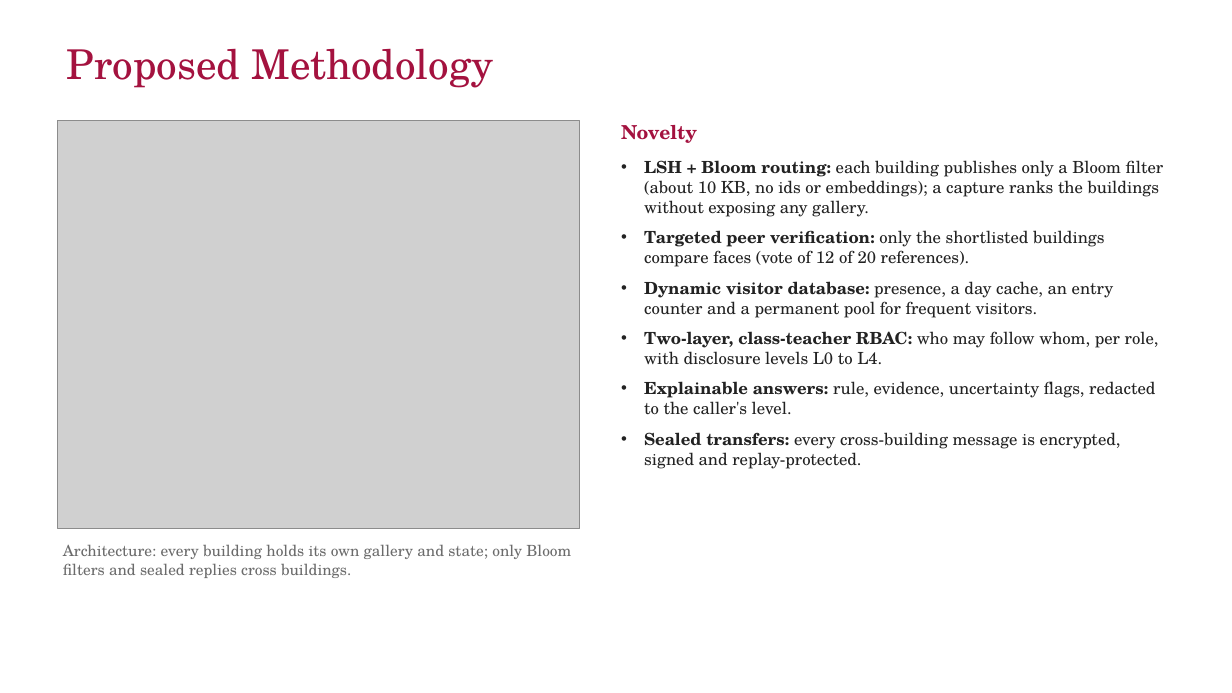
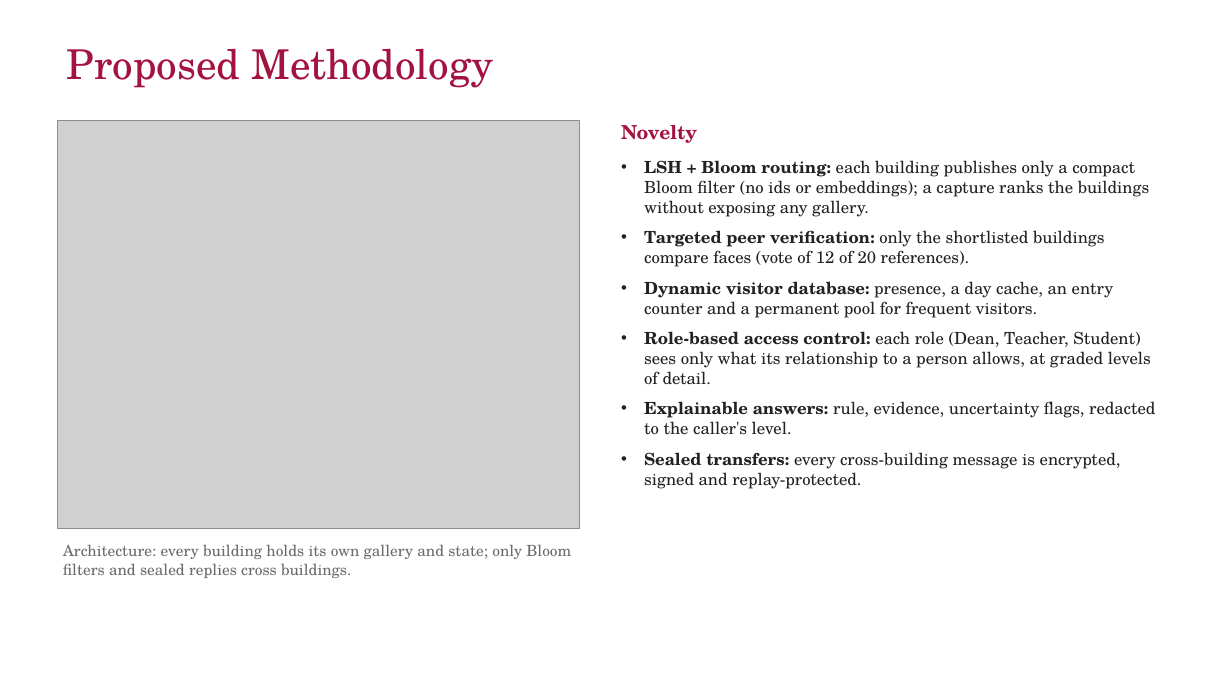
Before and after one commit to yadhu-vipin/Occupant_Tracking_v2, a slide deck: slide 9 of final_review/S7_Final_Review_Group_C3.pptx. Drawn at 1232x693 pixels with LibreOffice and Linux fonts; fonts in the diff are those of the drawing; grey boxes stand for pictures; background and template pictures are left out. Boxes give left, top, right and bottom in pixels: in the first picture for what was removed or moved away, otherwise in the second. Text is boxed around its words. In the diff, an @@ line names an element or a change of style, - is before the commit and + after.

Commit message:
docs: deck slides 3-9 reworded (sensor-neutral introduction, problem definition and objectives, research gap without values, RBAC wording); diagrams say sensor event

```diff
--- a/final_review/S7_Final_Review_Group_C3.pptx
+++ b/final_review/S7_Final_Review_Group_C3.pptx
@@ text at (x1=644, y1=160, x2=1150, y2=217): text changed @@
-• LSH + Bloom routing: each building publishes only a Bloom filter (about 10 KB, no ids or embeddings); a capture ranks the buildings without exposing any gallery.
+• LSH + Bloom routing: each building publishes only a compact Bloom filter (no ids or embeddings); a capture ranks the buildings without exposing any gallery.
@@ text at (x1=644, y1=331, x2=1151, y2=385): text changed @@
-• Two-layer, class-teacher RBAC: who may follow whom, per role, with disclosure levels L0 to L4.
+• Role-based access control: each role (Dean, Teacher, Student) sees only what its relationship to a person allows, at graded levels of detail.
```
Also in this commit, not shown: 4 other slides changed, 4 other files.
